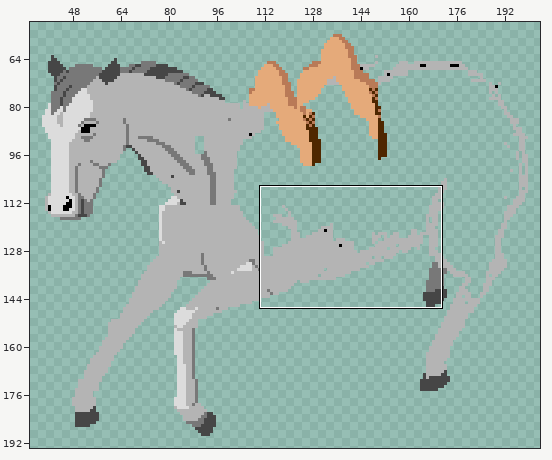
Two versions of one pixel-art file, art/title_horse.aseprite. The first picture is a wide view before the edit; the outline marks the close-up.
Close-up. First the earlier version:
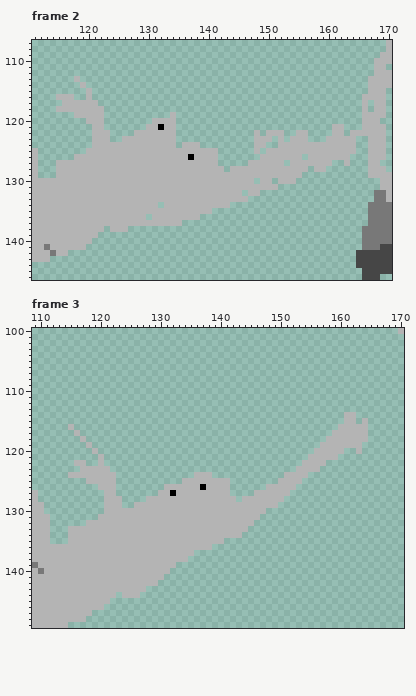
240x240 pixels, 4 frames. Shown: frame 2: x 111..170, y 107..146; frame 3: x 109..170, y 100..149. The wide view leaves out empty margins. The commit also changed other frames or places, which this record leaves out.
The same view after the edit:
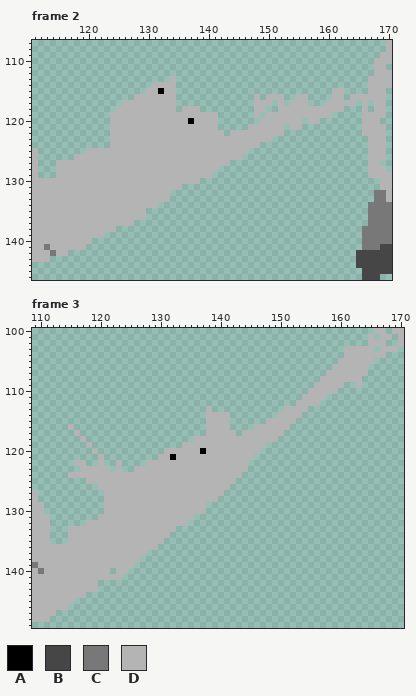
Palette (. is transparent): A #000000  B #464646  C #787878  D #b4b4b4
Diff:
Changed rows in their new state; - is an unchanged pixel.
Frame 2:
first column x 115:
113 ---.---------------D-------------------------------
114 ----.-----------DDDD-------------------------------
115 -----.---------DDADD--------------------------DD---
116 ...--.-------DDDDDDD-------------D-DDD--DD----DD-DD
117 -......----DDDDDDDDD-------------DDD-D-DDD---DDDDD-
118 ........--DDDDDDDDDD-DDD---------DD--DDDDDDDDDDD---
119 ---.....-DDDDDDDDDD-DDDDDDD------D-DDDDDDDDDDD-----
120 -----...-DDDDDDD----DDADDDD-------DDDDDDD-DD-------
121 ------..-DDDDDD--D--DDDDDDD-----DDDDDD-DD-----..---
122 ------...DDDD-------DDDDDDDD-DDDD-D-----..----..-..
123 ------...DD---------DDDDDDDDDDDDD----.-...---.....-
124 ------...-----------D---DDDDDDDDD-.--.............-
125 ---------------------------DDDDD-.-...............-
126 ----------------------D----DDDD---.......-.......--
127 ---------------------------DD---......-.......--.--
128 ---------------------------.-.............-..------
129 --------------------------...............----------
130 ------------------------.........-..-...-----------
131 ---------------------................--------------
132 -------------------............-..-----------------
133 -------------------.............-------------------
134 ------------------...........----------------------
135 ---------------...........-------------------------
136 ----------------........---------------------------
137 -------------........------------------------------
138 --------D-..---------------------------------------
139 -------D-------------------------------------------
Frame 3:
first column x 109:
100 ---------------------------------------------------------DD-D-
101 --------------------------------------------------------D-DD-D
102 --------------------------------------------------------DDD--D
103 ----------------------------------------------------DDDDD-DDD-
104 ----------------------------------------------------DDDDDDD---
105 ---------------------------------------------------DDDDDD-----
106 --------------------------------------------------DDDDDD------
107 -------------------------------------------------DDDDDDD------
108 ------------------------------------------------DDDDDDD-------
109 -----------------------------------------------DDDDD--D-------
110 ----------------------------------------------DDDDD-----------
111 ---------------------------------------------DDDD-------------
112 --------------------------------------------DDDD--------------
113 -----------------------------D------------DDDD----------------
114 -----------------------------DDDD--------DDDD-------..--------
115 -----------------------------DDDD------DDDDD--------..-.------
116 -----------------------------DDDD----DDDDDD--------.....------
117 -----------------------------DDDDD-DDDDDDD--------......------
118 ---------------------------DDDDDDDDDDDDDD--------.......------
119 -------------------------DDDDDDDDDDDDDD---------.......-------
120 ----------------------DDDDDDADDDDDDDDD---------.....--.-------
121 ---------------------DDADDDDDDDDDDDDD---------.....-----------
122 --------------D----DDDDDDDDDDDDDDDDD---------....-------------
123 --------------D--DDDDDDDDDDDDDDDDDDD--------....--------------
124 --------------DDDDDDDDDDDDD---DDDDD-------....----------------
125 --------------DDDDDDDDDDD--------D-------....-----------------
126 --------------DDDDDDDD------D----------.....------------------
127 --------------DDDDDDD--D--------.----......-------------------
128 ---------------DDDD------------...-.......--------------------
129 ---------------DD------------............---------------------
130 -----------------------------..........-----------------------
131 ---------------------------...........------------------------
132 --------------------------...........-------------------------
133 ------------------------............--------------------------
134 -----------------------............---------------------------
135 ----------------------..........------------------------------
136 ---------------------.........--------------------------------
137 -------------------........-----------------------------------
138 ------------------........------------------------------------
139 -----------------.......--------------------------------------
140 -------------.--.......---------------------------------------
141 ---------------.......----------------------------------------
142 -----------..........-----------------------------------------
143 -----------........-------------------------------------------
144 ---------.....-...--------------------------------------------
145 -------......-------------------------------------------------
146 ------......--------------------------------------------------
147 ----......----------------------------------------------------
148 ---......-----------------------------------------------------
149 ......--------------------------------------------------------
Changed places in both close-ups, as pixel boxes (x1, y1, x2, y2):
changed: (56, 76, 362, 238)
changed: (32, 328, 404, 628)
